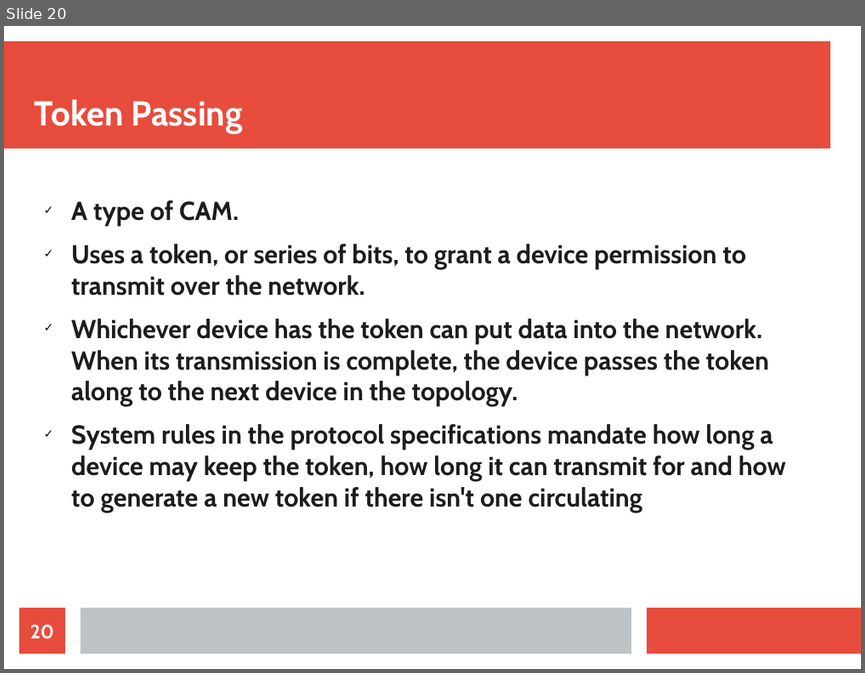
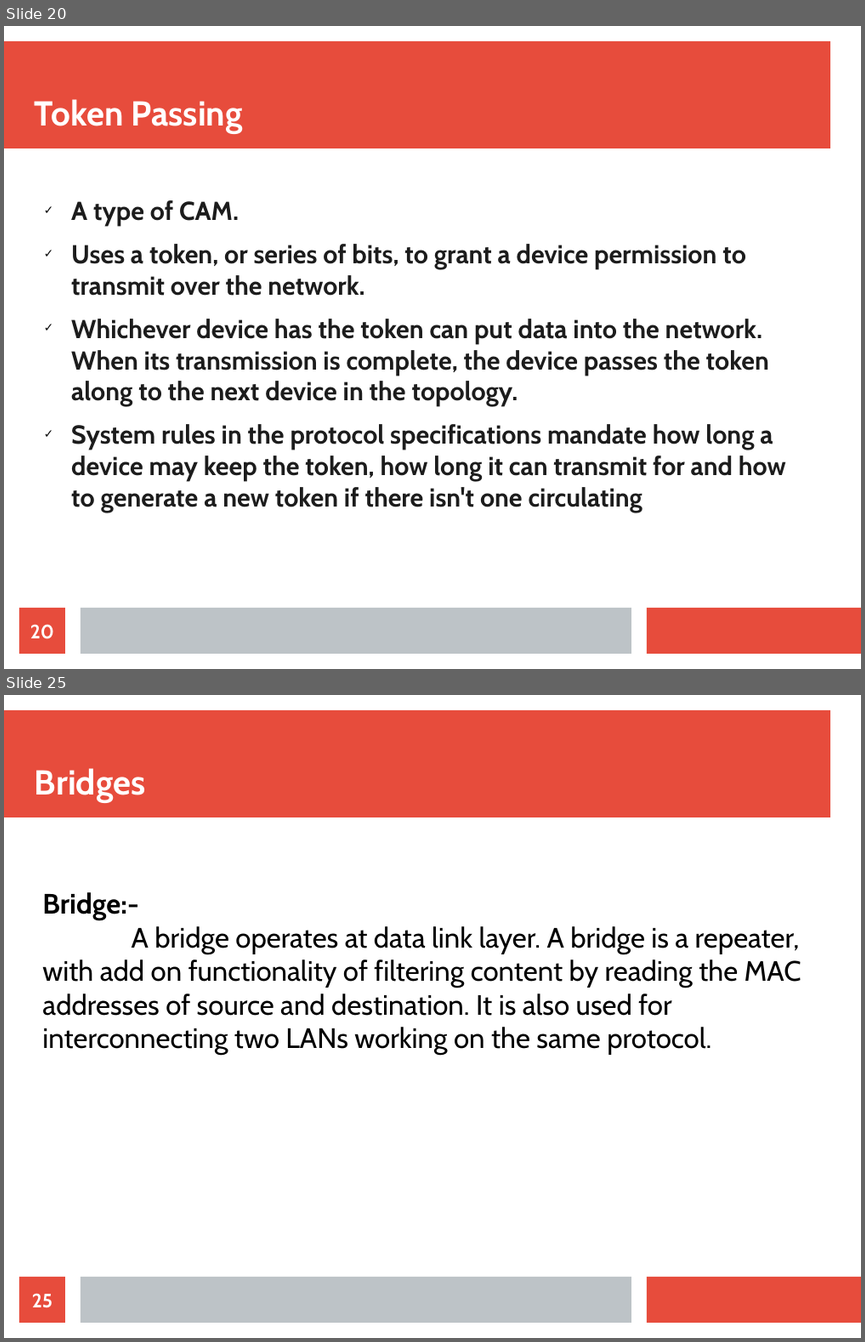
Before and after one commit to kanhaji/CN_Presentation_Section_C, a slide deck: CN PRESENTATION.odp. Shown one above the other, each under a label of ours: slide 20 before the commit, slides 20 and 25 after it; the slides between them are not shown. The pictures are 865x673 and 865x1342 pixels, drawn with LibreOffice and Linux fonts; fonts in the diff are those of the drawing. Boxes give left, top, right and bottom in pixels: in the first picture for what was removed or moved away, otherwise in the second. Text is boxed around its words. In the diff, an @@ line names an element or a change of style, - is before the commit and + after.

```diff
--- a/CN PRESENTATION.odp
+++ b/CN PRESENTATION.odp
@@ slide 25 added at box(4, 695, 861, 1338), background #FFFFFF; not listed: 3 template elements that a slide beside it also shows @@
@@ title added at box(35, 768, 145, 803), 32 pt, text #FFFFFF, bold @@
+Bridges
@@ text added at box(42, 892, 801, 1055), 26 pt, text #000000 @@
+Bridge:-
+A bridge operates at data link layer. A bridge is a repeater, with add on functionality of filtering content by reading the MAC addresses of source and destination. It is also used for interconnecting two LANs working on the same protocol.
@@ page number added at box(19, 1276, 65, 1322), fill #E74C3C, 18 pt, text #FFFFFF, bold @@
+25
```
Also in this commit, not shown: 5 other slides added.
